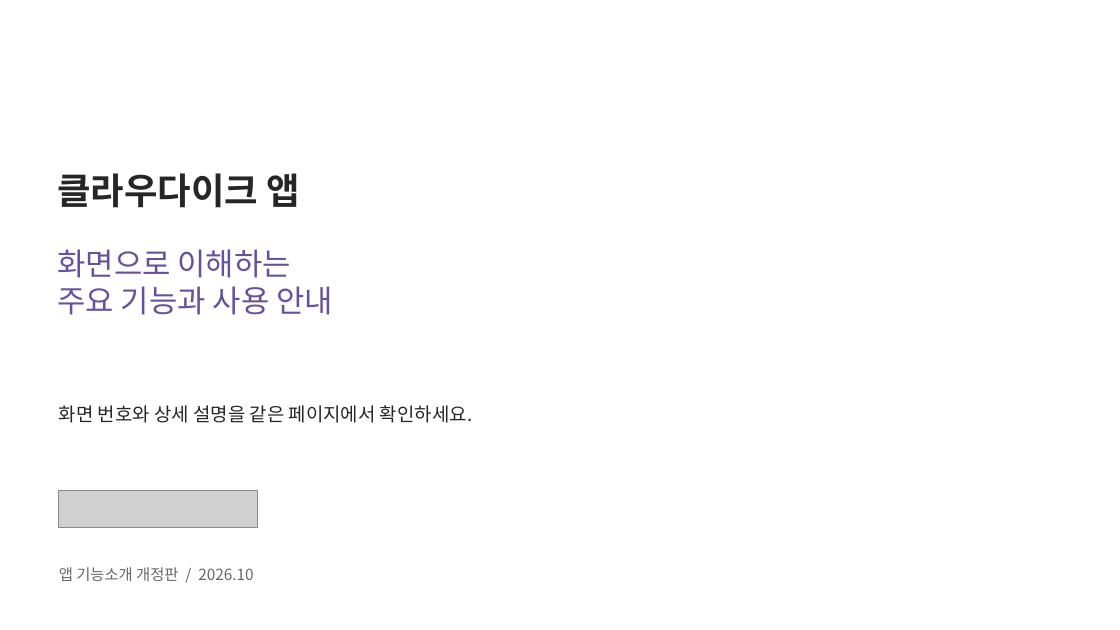
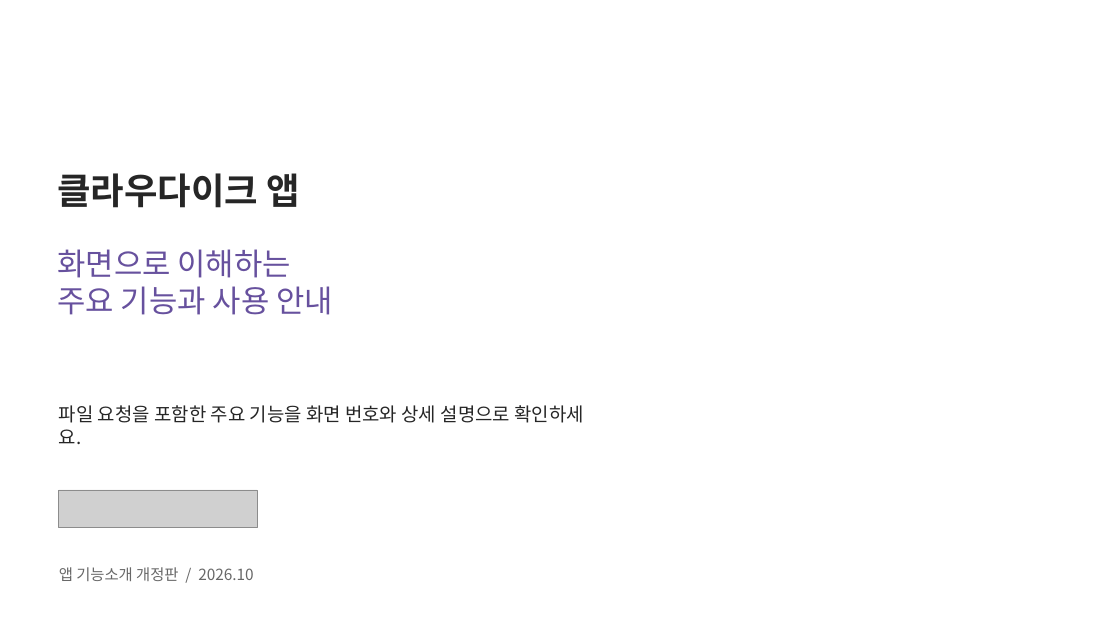
Before and after one commit to acmexii/cloudikehome, a slide deck: slide 1 of docs/cloudike-app-features.pptx. Drawn at 1120x630 pixels with LibreOffice and Linux fonts; fonts in the diff are those of the drawing; grey boxes stand for pictures; background and template pictures are left out. Boxes give left, top, right and bottom in pixels: in the first picture for what was removed or moved away, otherwise in the second. Text is boxed around its words. In the diff, an @@ line names an element or a change of style, - is before the commit and + after.

```diff
--- a/docs/cloudike-app-features.pptx
+++ b/docs/cloudike-app-features.pptx
@@ text at bbox=[59, 405, 584, 444]: text changed @@
-화면 번호와 상세 설명을 같은 페이지에서 확인하세요.
+파일 요청을 포함한 주요 기능을 화면 번호와 상세 설명으로 확인하세요.
```
Also in this commit, not shown: 8 other slides changed, 2 slides added, 2 other files.
